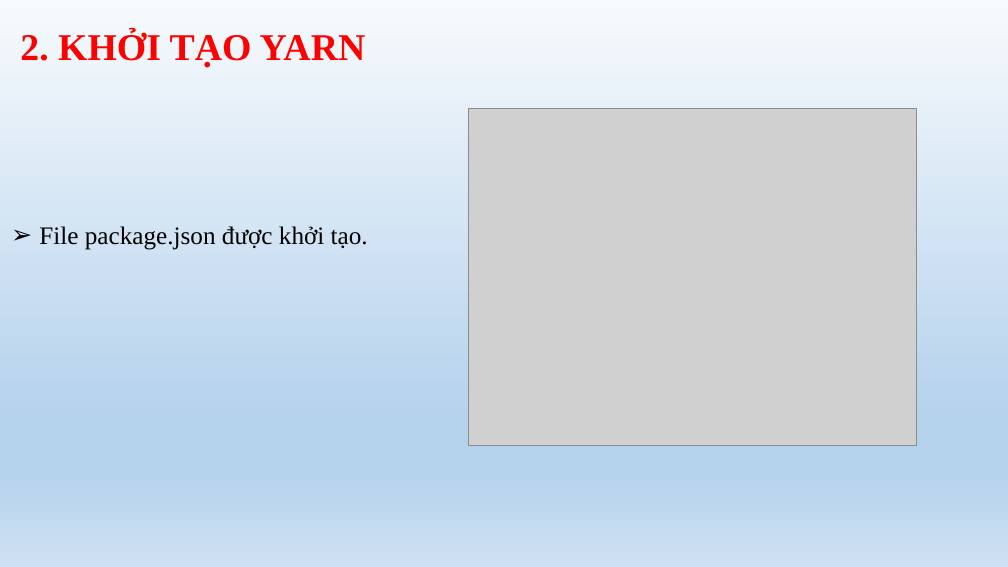
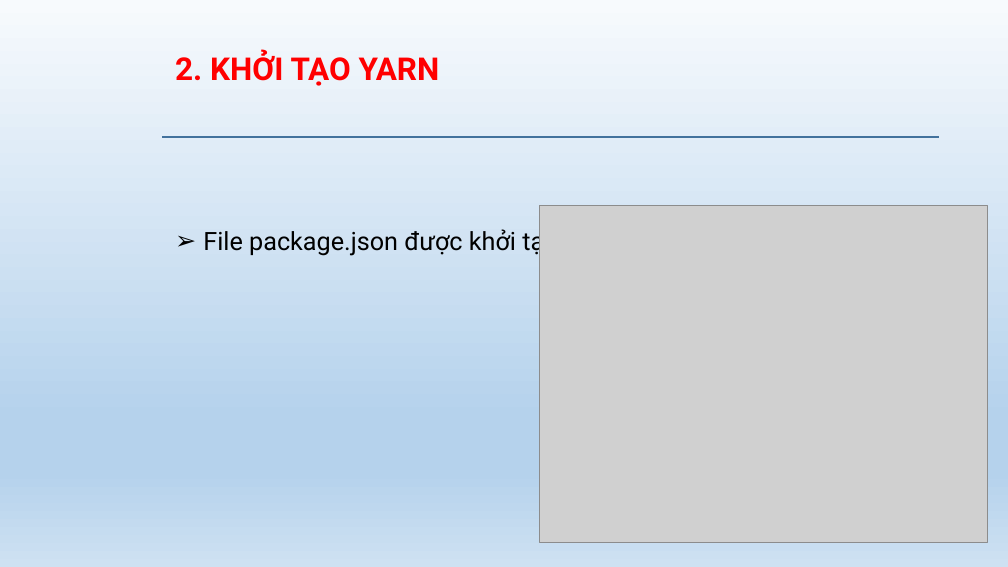
Before and after one commit to daotuyen9244/Indruino-Iot-Project, a slide deck: slide 6 of FW/Phuc/WEEK1_yarn & npm/slite yarn_npm.pptx (slide 5 before the commit). Drawn at 1008x567 pixels with LibreOffice and Linux fonts; fonts in the diff are those of the drawing; grey boxes stand for pictures; background and template pictures are left out. Boxes give left, top, right and bottom in pixels: in the first picture for what was removed or moved away, otherwise in the second. Text is boxed around its words. In the diff, an @@ line names an element or a change of style, - is before the commit and + after.

```diff
--- a/FW/Phuc/WEEK1_yarn & npm/slite yarn_npm.pptx
+++ b/FW/Phuc/WEEK1_yarn & npm/slite yarn_npm.pptx
@@ text "2. KHỞI TẠO YARN": place and size @@
-text "2. KHỞI TẠO YARN" at bbox=[20, 31, 366, 68]
+text "2. KHỞI TẠO YARN" at bbox=[175, 51, 440, 86]
@@ text "2. KHỞI TẠO YARN" at bbox=[175, 51, 440, 86]: size 36 to 30 pt, font Times New Roman to Roboto @@
@@ rectangle added at bbox=[163, 136, 939, 138], fill #D9D9D9, outline #43739E 1 pt @@
@@ picture: place and size @@
-picture at bbox=[469, 109, 917, 445]
+picture at bbox=[539, 206, 988, 542]
@@ text "File package.json được khởi tạo.": place and size @@
-text "File package.json được khởi tạo." at bbox=[39, 226, 368, 250]
+text "File package.json được khởi tạo." at bbox=[203, 228, 565, 257]
@@ text "File package.json được khởi tạo." at bbox=[203, 228, 565, 257]: font Times New Roman to Roboto @@
```
Also in this commit, not shown: 16 other slides changed, 1 slide added, 12 other files.
